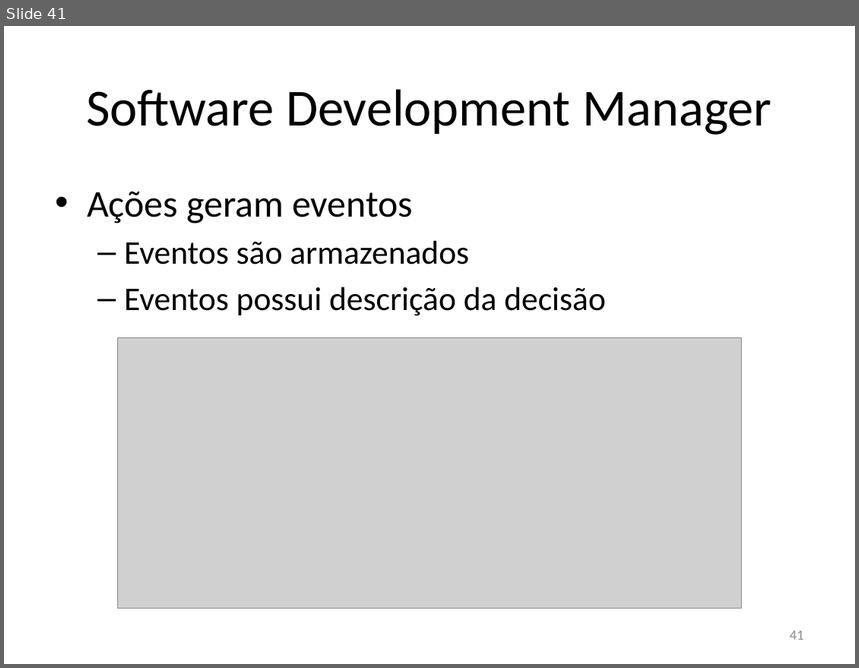
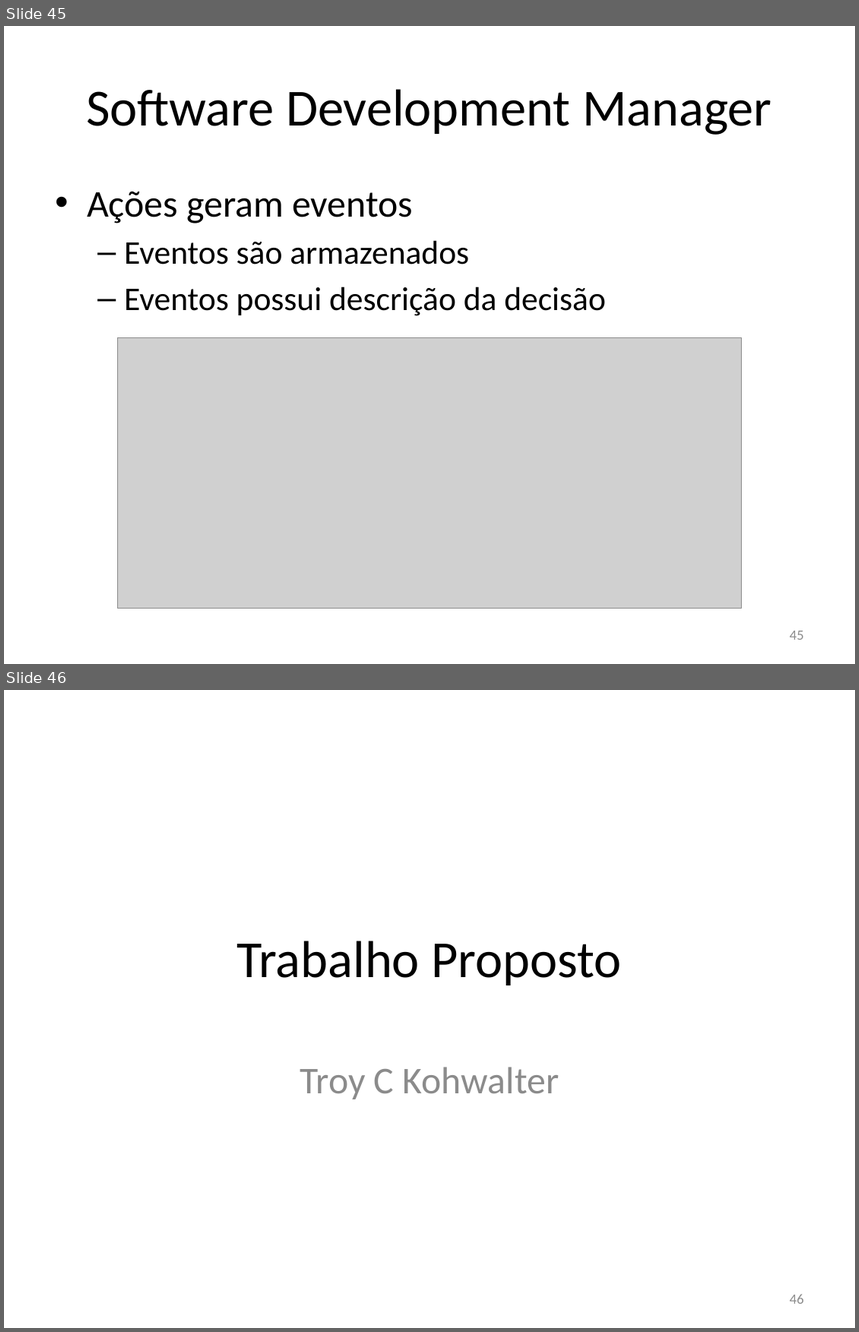
Before and after one commit to gems-uff/sdm, a slide deck: Documents/Raciocínio.pptx. Shown one above the other, each under a label of ours: slide 41 before the commit, slides 45 and 46 after it. The pictures are 859x668 and 859x1332 pixels, drawn with LibreOffice and Linux fonts; fonts in the diff are those of the drawing; grey boxes stand for pictures; background and template pictures are left out. Boxes give left, top, right and bottom in pixels: in the first picture for what was removed or moved away, otherwise in the second. Text is boxed around its words. In the diff, an @@ line names an element or a change of style, - is before the commit and + after.

```diff
--- a/Documents/Raciocínio.pptx
+++ b/Documents/Raciocínio.pptx
@@ slide 46 added at [4,690,855,1328], background picture (left out) @@
@@ title added at [237,941,622,986], 44 pt, text #000000 @@
+Trabalho Proposto
@@ subtitle added at [300,1067,560,1100], 32 pt, text #8C8C8C @@
+Troy C Kohwalter
@@ page number added at [790,1294,804,1304], 12 pt, text #8C8C8C @@
+46
@@ what was slide 41 is now slide 45 @@
@@ page number at [790,631,804,640]: text changed @@
-41
+45
```
Also in this commit, not shown: 6 slides changed, 4 other slides added, 1 slide removed, 1 other file.
